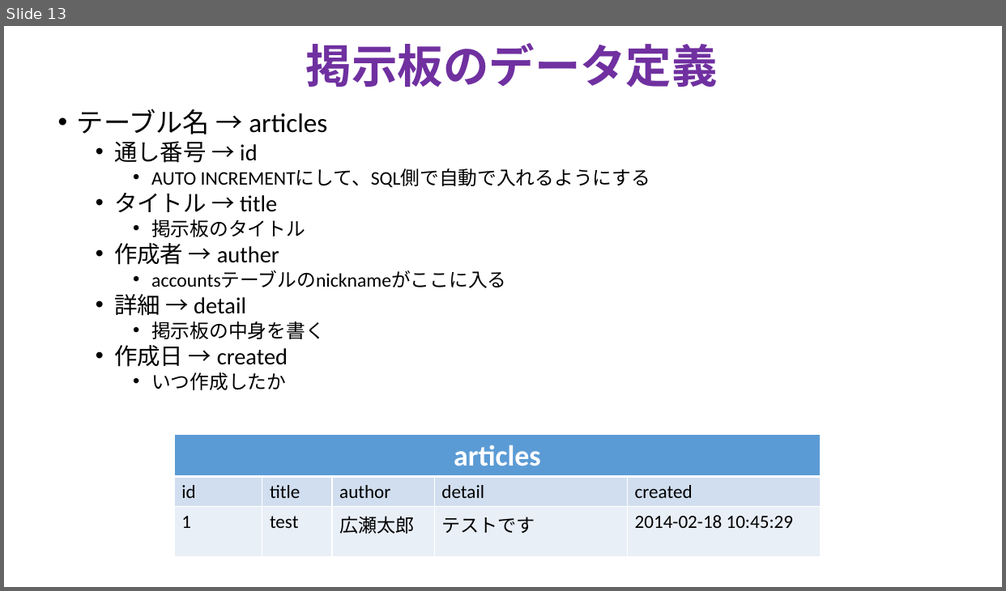
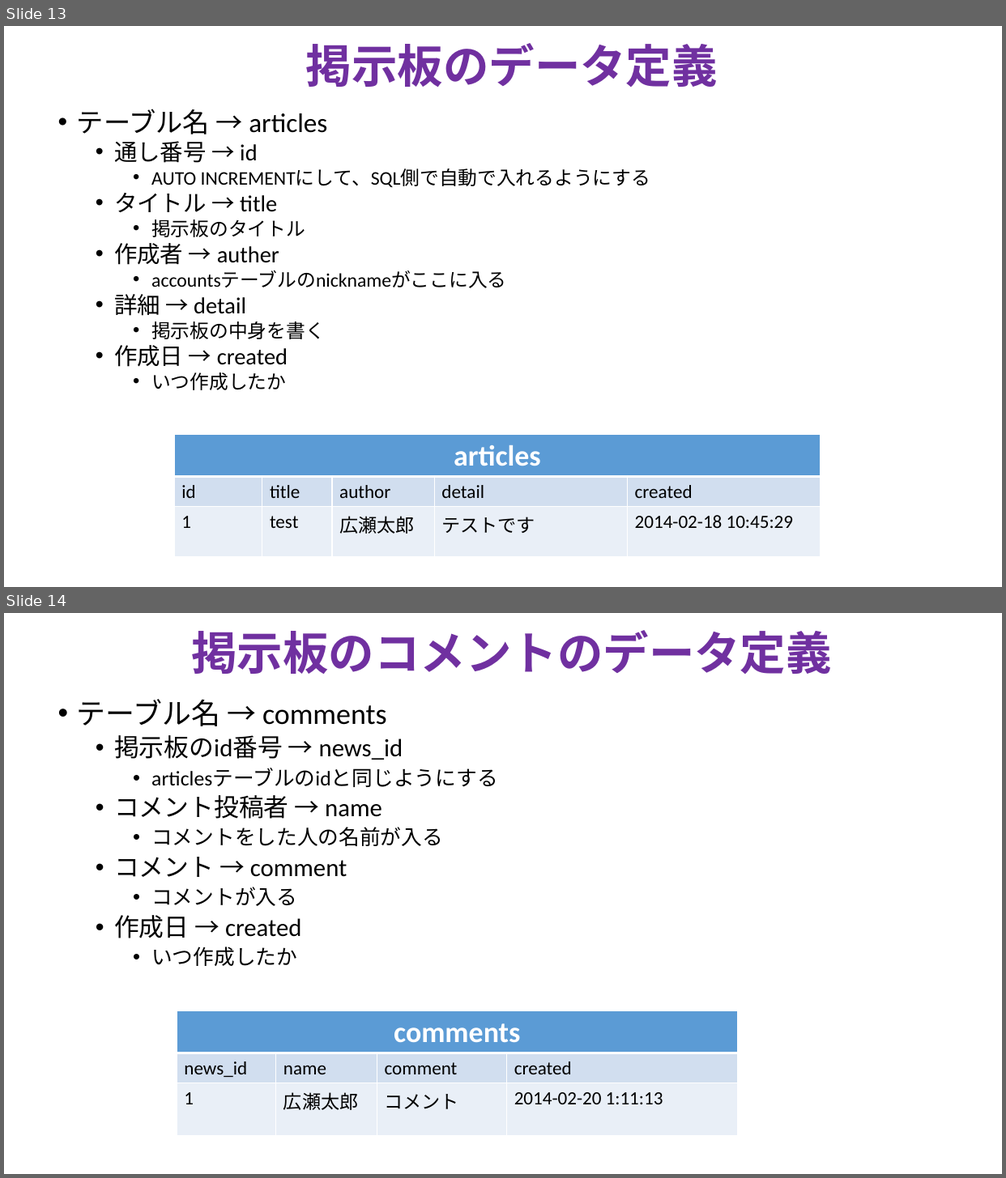
Before and after one commit to TakanoriOnuma/WebApplication, a slide deck: design/Webアプリケーションシステム.pptx. Shown one above the other, each under a label of ours: slide 13 before the commit, slides 13 and 14 after it. The pictures are 1006x591 and 1006x1178 pixels, drawn with LibreOffice and Linux fonts; fonts in the diff are those of the drawing. Boxes give left, top, right and bottom in pixels: in the first picture for what was removed or moved away, otherwise in the second. Text is boxed around its words. In the diff, an @@ line names an element or a change of style, - is before the commit and + after.

Commit message:
掲示板のコメントのテーブルの定義をした
学校の課題とテーブルの形は変わっていない。

```diff
--- a/design/Webアプリケーションシステム.pptx
+++ b/design/Webアプリケーションシステム.pptx
@@ slide 14 added at (x1=4, y1=613, x2=1002, y2=1174), background #FFFFFF @@
@@ text added at (x1=191, y1=630, x2=831, y2=674), 44 pt, text #7030A0, bold @@
+掲示板のコメントのデータ定義
@@ text added at (x1=77, y1=699, x2=498, y2=966), 24 pt, text #000000 @@
+• テーブル名 → comments
+  • 掲示板のid番号 → news_id
+    • articlesテーブルのidと同じようにする
+  • コメント投稿者 → name
+    • コメントをした人の名前が入る
+  • コメント → comment
+    • コメントが入る
+  • 作成日 → created
+    • いつ作成したか
@@ table added at (x1=177, y1=1012, x2=738, y2=1136), 3 rows, 4 columns @@
+comments |  |  | 
+news_id | name | comment | created
+1 | 広瀬太郎 | コメント | 2014-02-20 1:11:13
```
